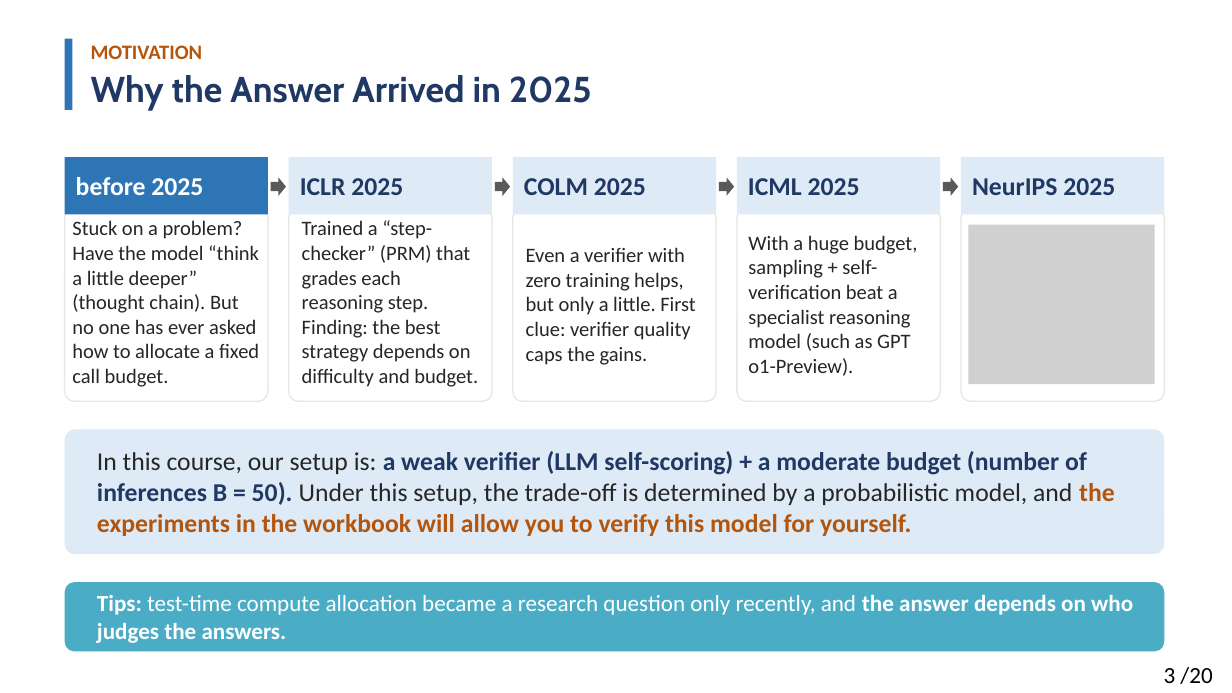
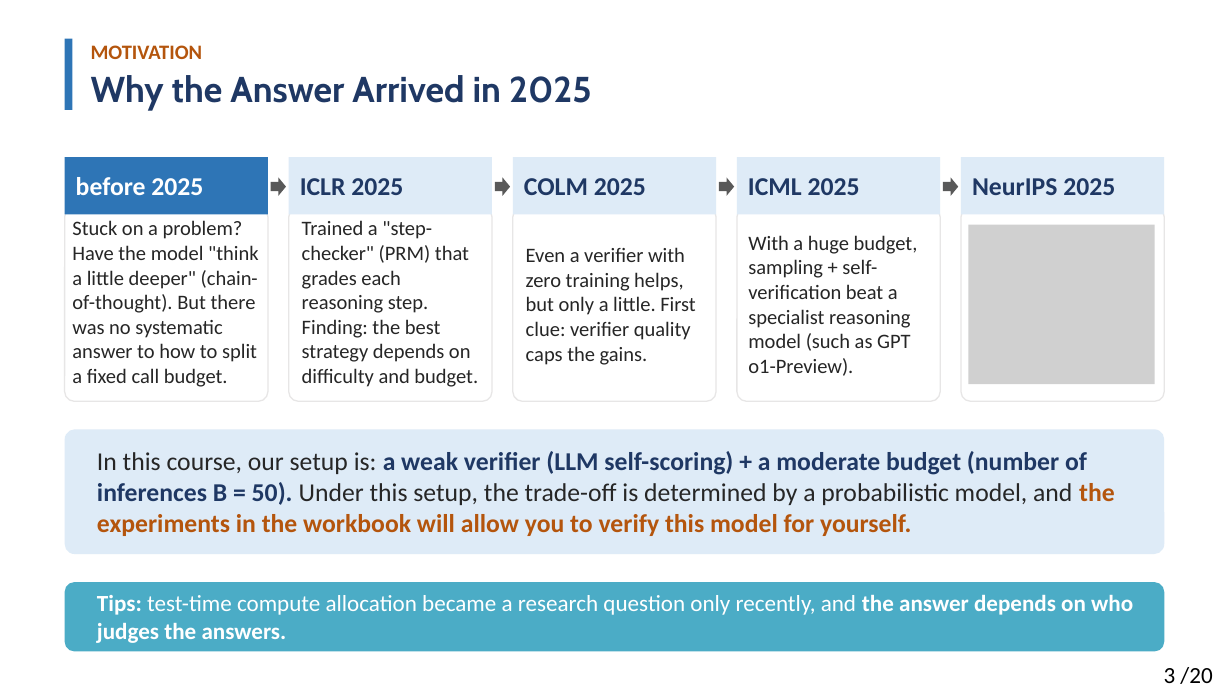
Before and after one commit to Solitus0726/search-vs-verify-course, a slide deck: slide 3 of slides/lecture_slides.pptx. Drawn at 1232x693 pixels with LibreOffice and Linux fonts; fonts in the diff are those of the drawing; grey boxes stand for pictures. Boxes give left, top, right and bottom in pixels: in the first picture for what was removed or moved away, otherwise in the second. Text is boxed around its words. In the diff, an @@ line names an element or a change of style, - is before the commit and + after.

Commit message:
Update lecture slides (mentor round-1 fixes: Slide 3/10/13/18, heatmap & curve-family figures) + PDF re-export

```diff
--- a/slides/lecture_slides.pptx
+++ b/slides/lecture_slides.pptx
@@ text at bbox=[72, 220, 259, 387]: text changed @@
-Stuck on a problem? Have the model “think a little deeper” (thought chain). But no one has ever asked how to allocate a fixed call budget.
+Stuck on a problem? Have the model "think a little deeper" (chain-of-thought). But there was no systematic answer to how to split a fixed call budget.
@@ text at bbox=[302, 220, 478, 387]: text changed @@
-Trained a “step-checker” (PRM) that grades each reasoning step. Finding: the best strategy depends on difficulty and budget.
+Trained a "step-checker" (PRM) that grades each reasoning step. Finding: the best strategy depends on difficulty and budget.
```
Also in this commit, not shown: 10 other slides changed, 1 other file.
